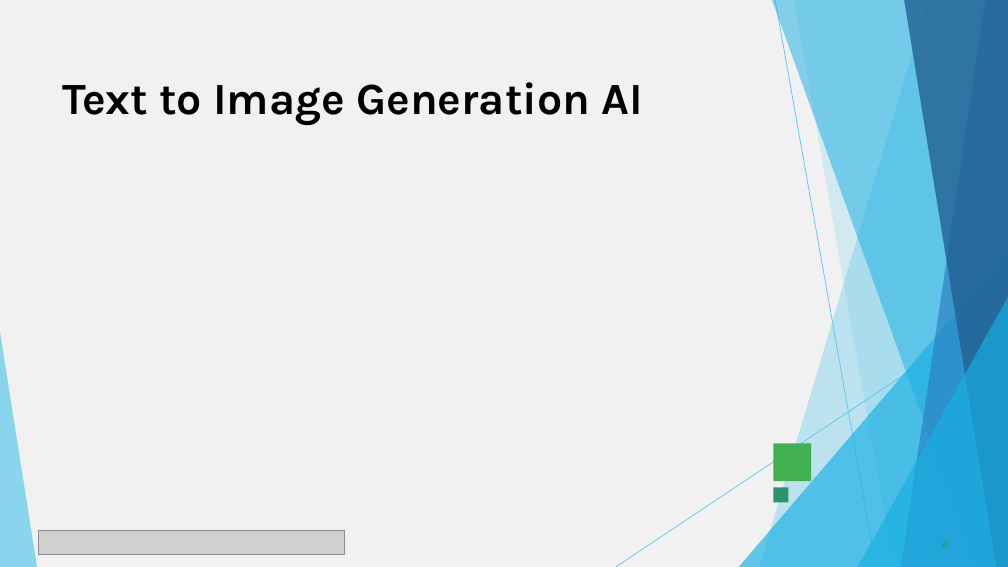
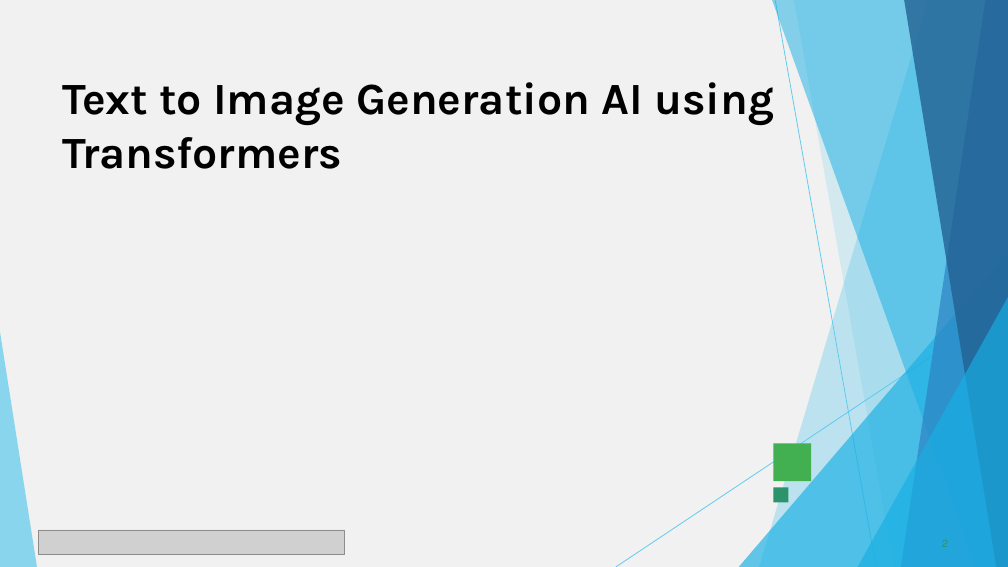
Before and after one commit to itzme-vino/TNSDC-GEN_AI, a slide deck: slide 2 of 962821104107NM.pptx. Drawn at 1008x567 pixels with LibreOffice and Linux fonts; fonts in the diff are those of the drawing; grey boxes stand for pictures. Boxes give left, top, right and bottom in pixels: in the first picture for what was removed or moved away, otherwise in the second. Text is boxed around its words. In the diff, an @@ line names an element or a change of style, - is before the commit and + after.

```diff
--- a/962821104107NM.pptx
+++ b/962821104107NM.pptx
@@ title at bbox=[62, 82, 774, 169]: text changed @@
-Text to Image Generation AI
+Text to Image Generation AI using Transformers
```
Also in this commit, not shown: 2 other slides changed.
